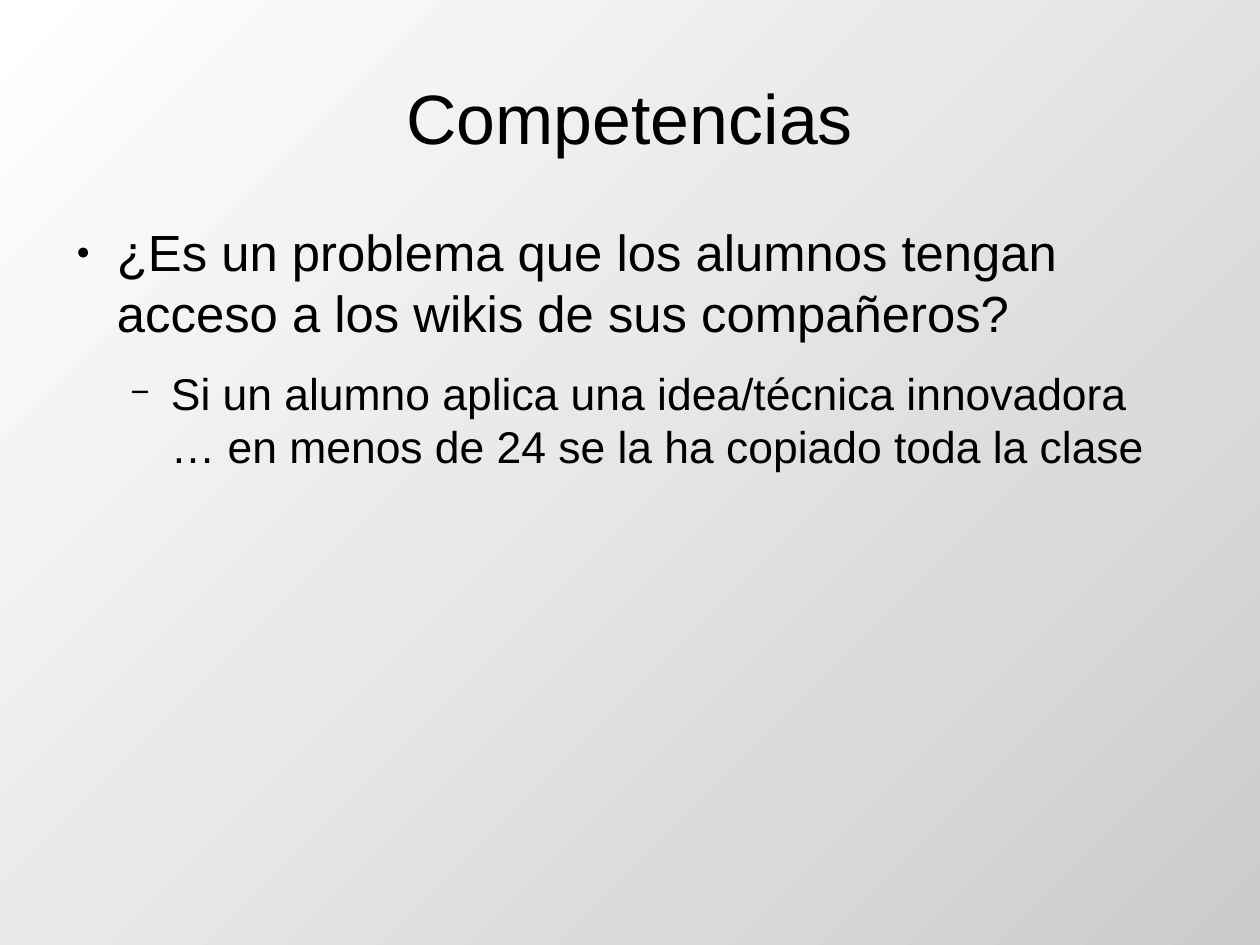
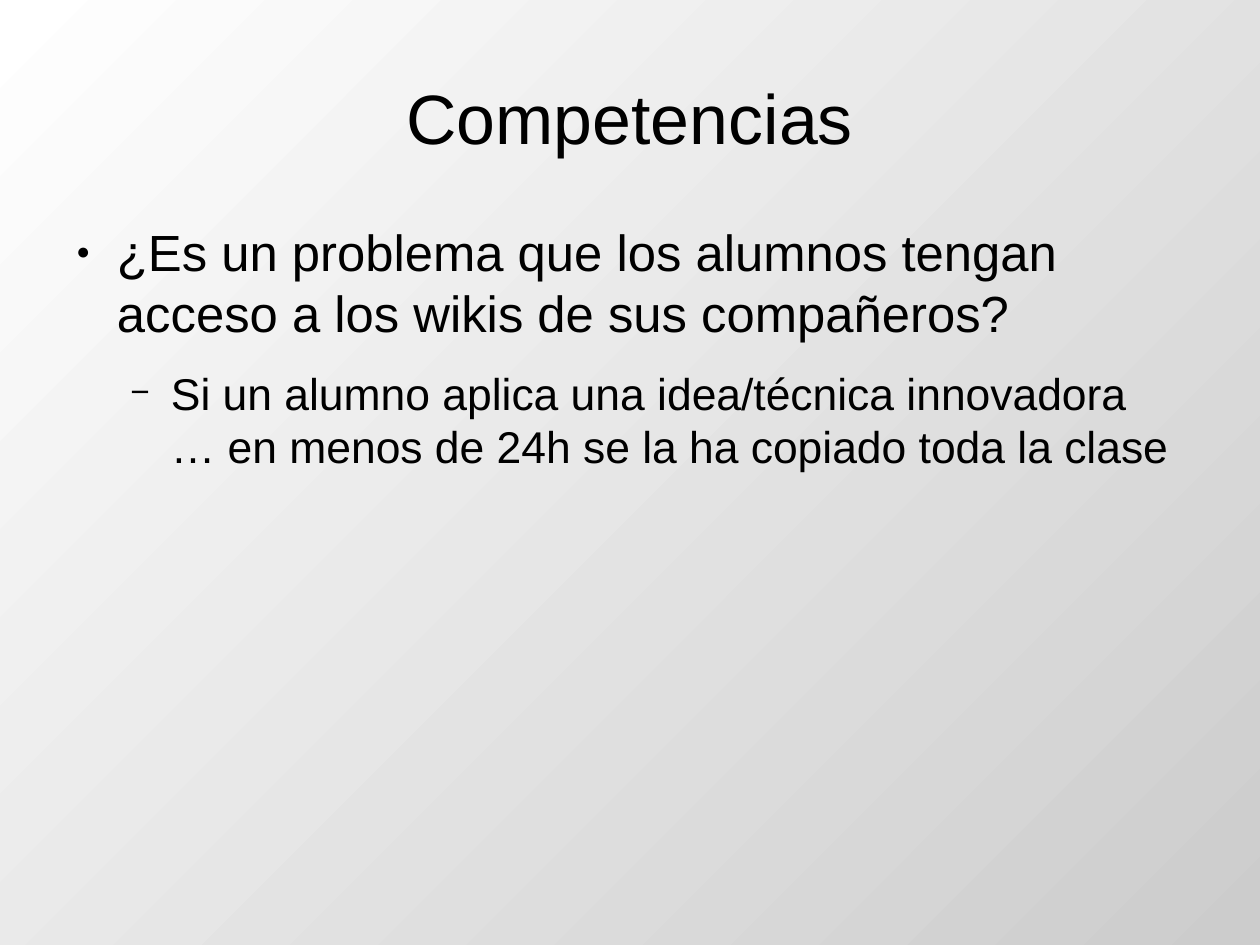
Before and after one commit to DrPantera/wikis4education, a slide deck: slide 42 of uca-2014/tema-5-EvaluacionWikis.odp. Drawn at 1260x945 pixels with LibreOffice and Linux fonts; fonts in the diff are those of the drawing. Boxes give left, top, right and bottom in pixels: in the first picture for what was removed or moved away, otherwise in the second. Text is boxed around its words. In the diff, an @@ line names an element or a change of style, - is before the commit and + after.

```diff
--- a/uca-2014/tema-5-EvaluacionWikis.odp
+++ b/uca-2014/tema-5-EvaluacionWikis.odp
@@ text at box(171, 377, 1168, 472): text changed @@
-  − Si un alumno aplica una idea/técnica innovadora … en menos de 24 se la ha copiado toda la clase
+  − Si un alumno aplica una idea/técnica innovadora … en menos de 24h se la ha copiado toda la clase
```
Also in this commit, not shown: 5 other slides changed.
